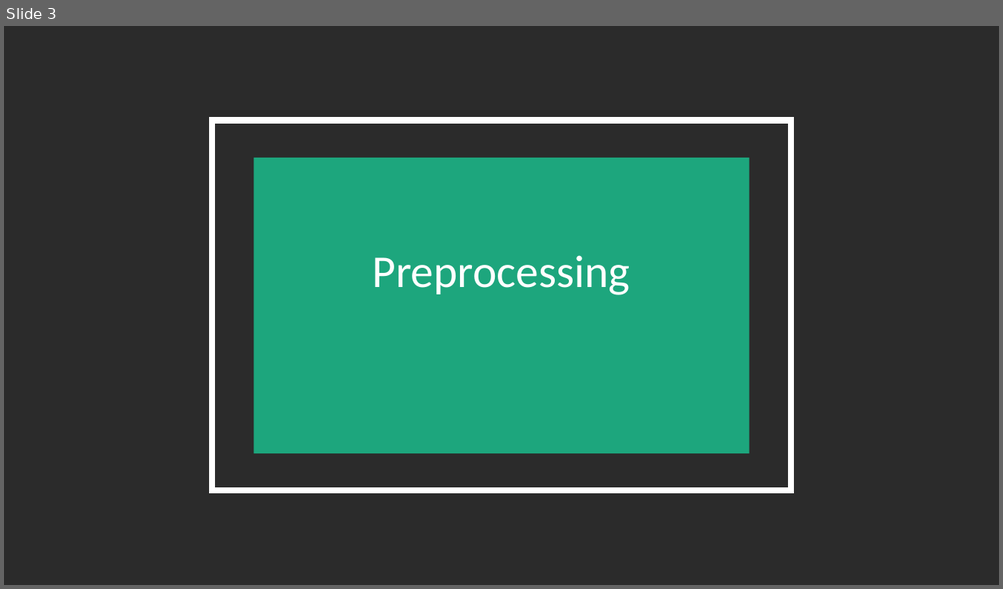
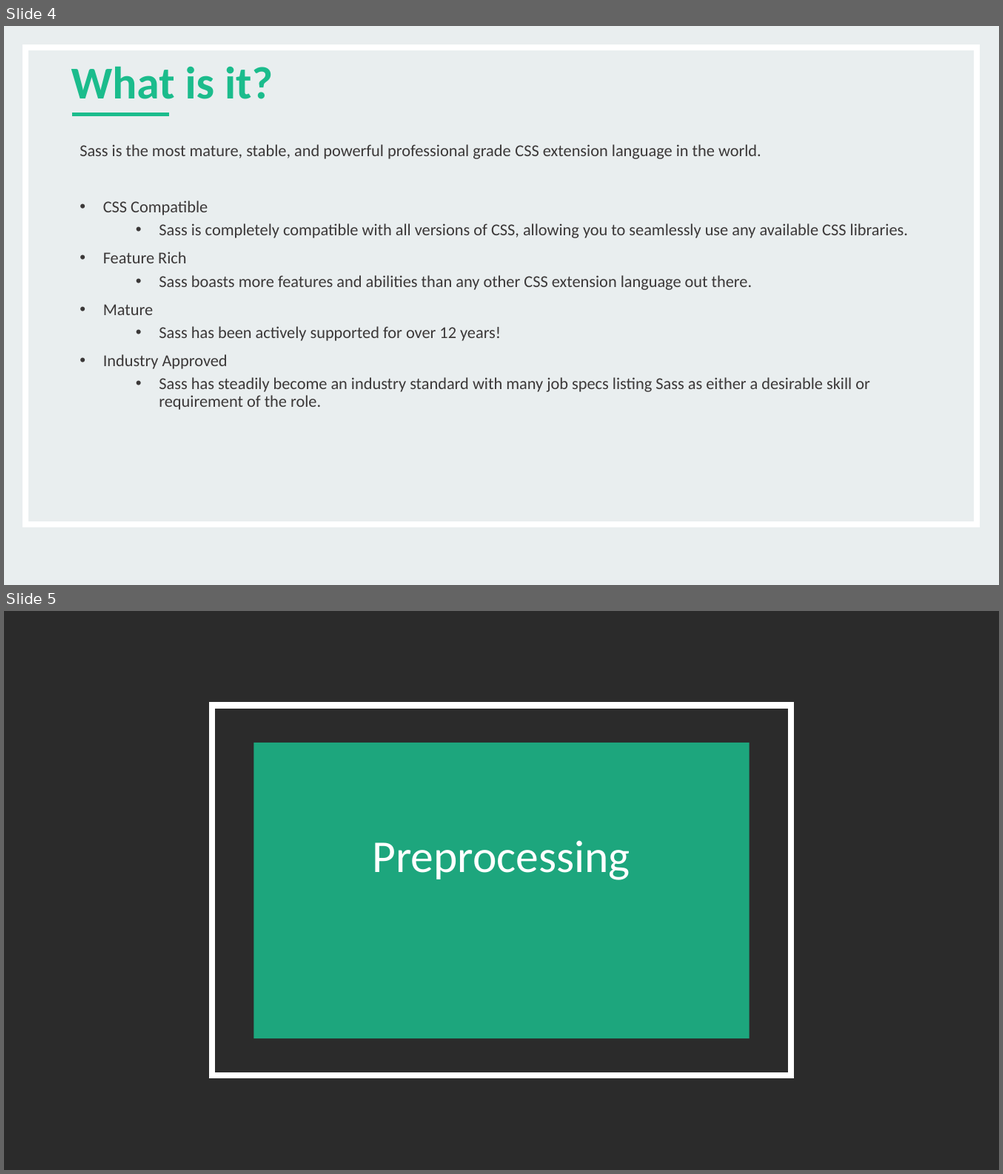
Before and after one commit to BenC0/sass_training-ddl, a slide deck: docs/SASS Intro.pptx. Shown one above the other, each under a label of ours: slide 3 before the commit, slides 4 and 5 after it. The pictures are 1003x589 and 1003x1174 pixels, drawn with LibreOffice and Linux fonts; fonts in the diff are those of the drawing; background and template pictures are left out; a plain dark background stands for a picture behind light text. Boxes give left, top, right and bottom in pixels: in the first picture for what was removed or moved away, otherwise in the second. Text is boxed around its words. In the diff, an @@ line names an element or a change of style, - is before the commit and + after.

Commit message:
deck updated

```diff
--- a/docs/SASS Intro.pptx
+++ b/docs/SASS Intro.pptx
@@ slide 4 added at (x1=4, y1=26, x2=999, y2=585), background #E9EEEF @@
@@ rectangle added at (x1=25, y1=47, x2=976, y2=526), outline #FFFFFF 6 pt @@
@@ title added at (x1=71, y1=66, x2=273, y2=99), 44 pt, text #1BBC8C, bold @@
+What is it?
@@ line added from (73, 115) to (169, 115), #1BBC8C 3 pt @@
@@ text added at (x1=79, y1=144, x2=908, y2=410), 16 pt, text #3B3838 @@
+Sass is the most mature, stable, and powerful professional grade CSS extension language in the world.
+• CSS Compatible
+  • Sass is completely compatible with all versions of CSS, allowing you to seamlessly use any available CSS libraries.
+• Feature Rich
+  • Sass boasts more features and abilities than any other CSS extension language out there.
+• Mature
+  • Sass has been actively supported for over 12 years!
+• Industry Approved
+  • Sass has steadily become an industry standard with many job specs listing Sass as either a desirable skill or requirement of the role.
@@ what was slide 3 is now slide 5 @@
```
Also in this commit, not shown: 4 other slides added, 2 slides removed.
